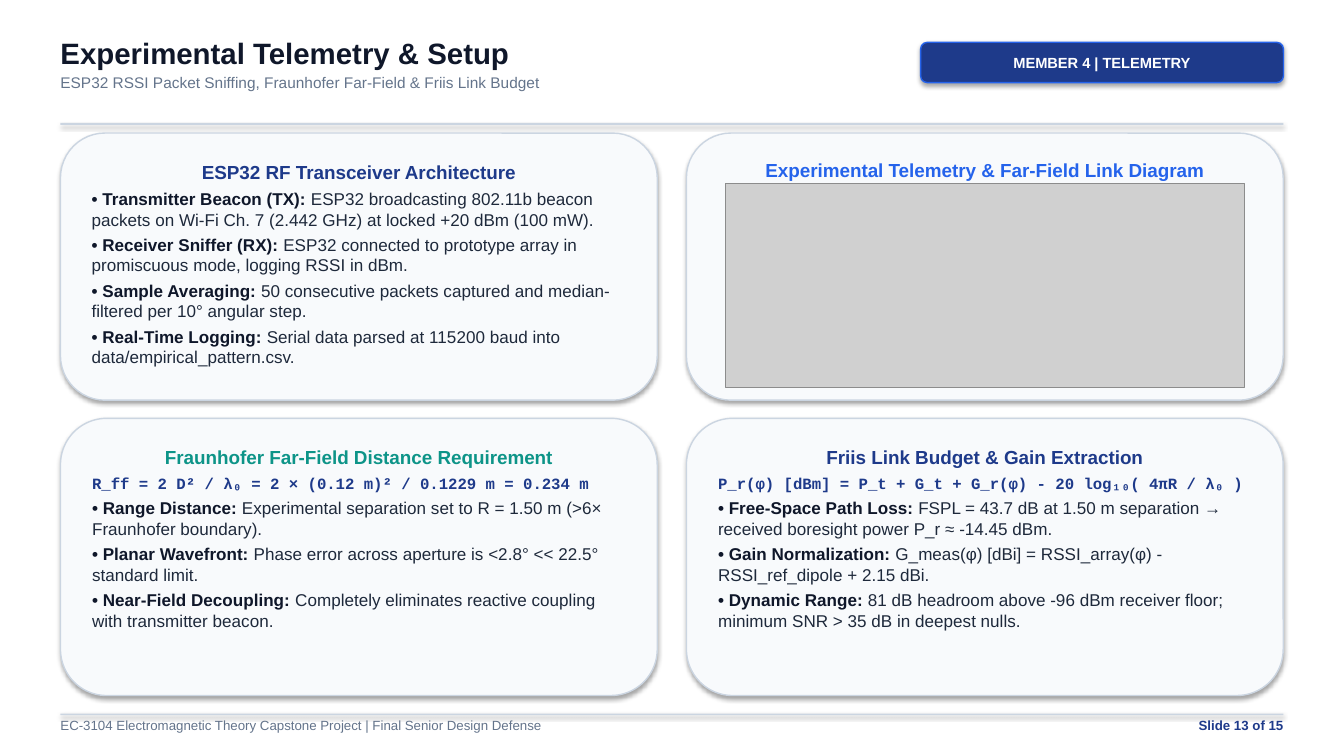
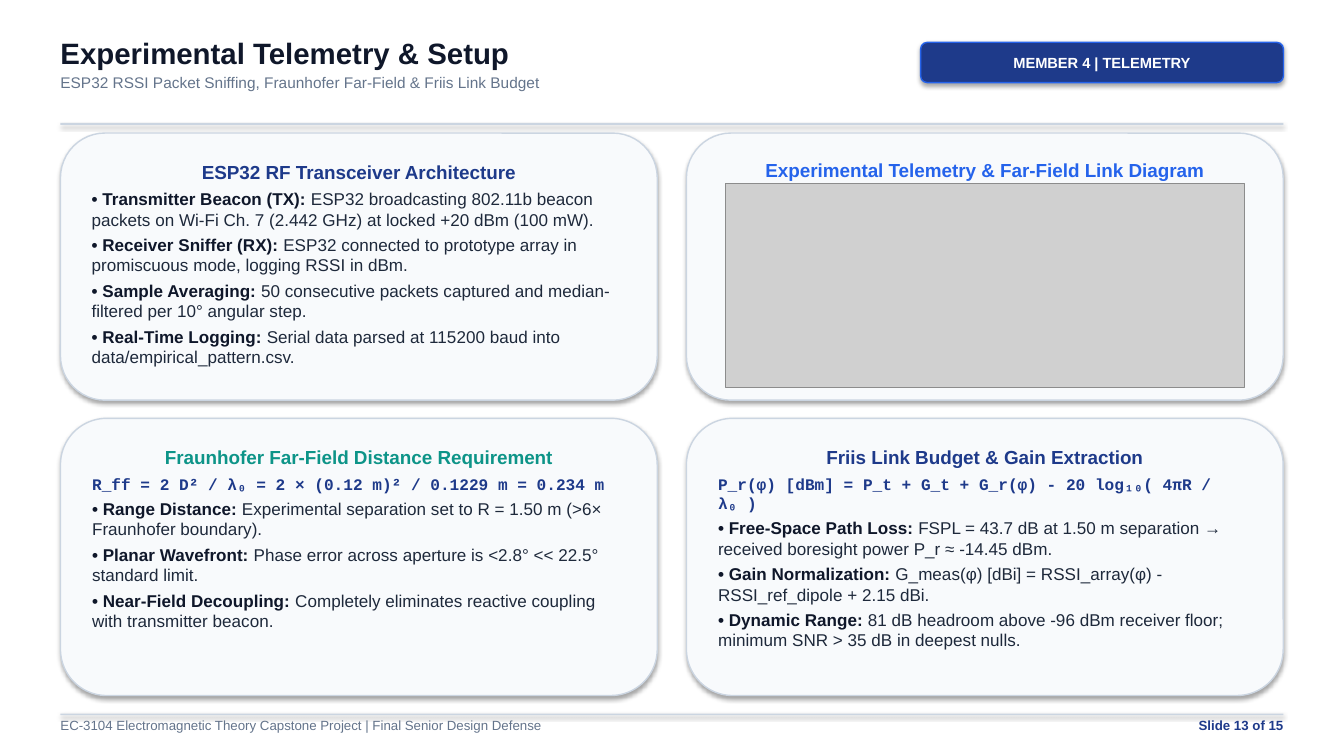
Before and after one commit to saugata-malakar/Electromagnetic-Theory-Member-1, a slide deck: slide 13 of EC3104_15_Slide_Capstone_Presentation.pptx. Drawn at 1344x756 pixels with LibreOffice and Linux fonts; fonts in the diff are those of the drawing; grey boxes stand for pictures. Boxes give left, top, right and bottom in pixels: in the first picture for what was removed or moved away, otherwise in the second. Text is boxed around its words. In the diff, an @@ line names an element or a change of style, - is before the commit and + after.

```diff
--- a/EC3104_15_Slide_Capstone_Presentation.pptx
+++ b/EC3104_15_Slide_Capstone_Presentation.pptx
@@ text in rounded rectangle at (x1=92, y1=478, x2=605, y2=494): size 11.2 to 11.5 pt in "R_ff = 2 D² / λ₀ = ..." @@
@@ text in rounded rectangle at (x1=718, y1=478, x2=1192, y2=511): size 11.2 to 11.5 pt in "P_r(φ) [dBm] = P_t + G_t + ..." @@
```
Also in this commit, not shown: 8 other slides changed, 11 other files.
